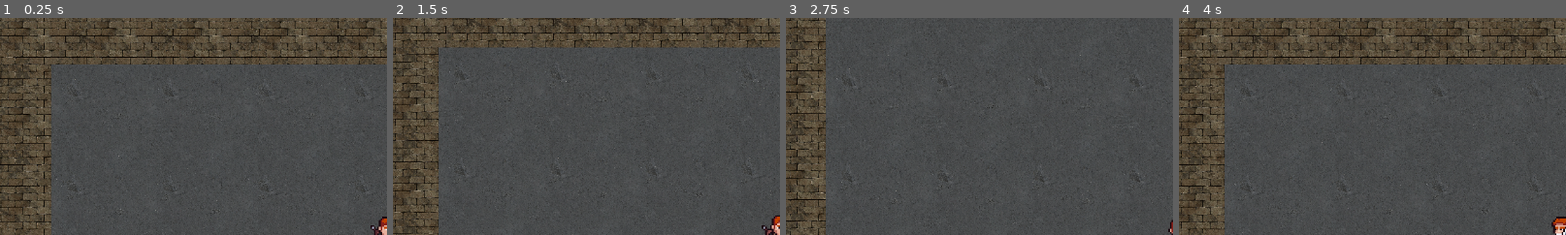
Above: before the commit, frames 1-4 (left to right).
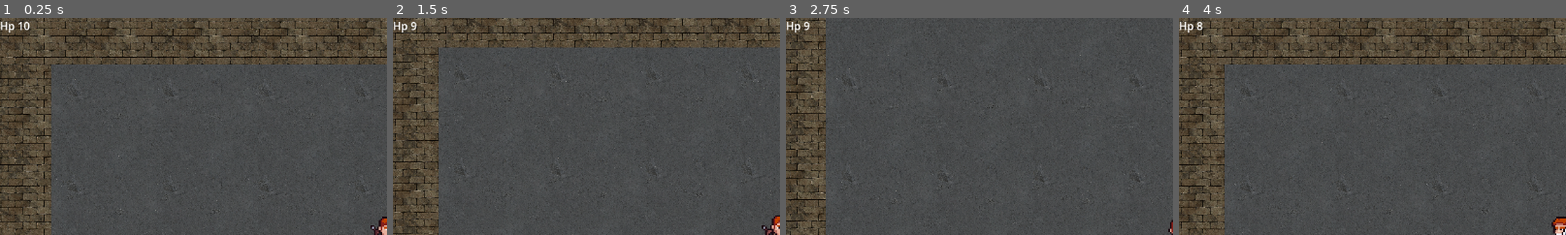
Above: after the commit, the same moments.

Repository: MagisterLatka/SkyDungeons
Game: Godot game, scene res://scenes/Level0.tscn
The game is run twice, just before and just after one commit, with the same random seed, the same clock (stepped at 60 frames per second) and the same inputs. The engine's default icon, where the game draws it, is replaced by a stand-in: a white triangle on a blue panel in a dark square.
Inputs (mouse positions are % of the whole screen's width and height, from its top left):
- Up to frame 1 (0.25 s): no input
- Up to frame 2 (1.5 s): move the mouse to (72, 45) at 0.52 s; press the mouse at (72, 45) at 0.53 s; hold D (MoveRight) 0.53-1.28 s; move the mouse to (30, 55) at 1.27 s; release the mouse at (30, 55) at 1.28 s; hold S (MoveDown) from 1.28 s (still down); click (30, 55) at 1.35 s
- Up to frame 3 (2.75 s): move the mouse to (60, 28) at 2.02 s; release S (MoveDown) at 2.03 s; press the mouse at (60, 28) at 2.03 s; hold D (MoveRight) from 2.03 s (still down)
- Up to frame 4 (4 s): move the mouse to (45, 70) at 2.77 s; release D (MoveRight) at 2.78 s; release the mouse at (45, 70) at 2.78 s; hold W (MoveUp) 2.78-3.53 s; click (45, 70) at 2.85 s; move the mouse to (80, 65) at 3.52 s; press the mouse at (80, 65) at 3.53 s; hold A (MoveLeft) from 3.53 s (still down)
The pictures show only the part of the screen within x 0-50%, y 0-50%; the shares and areas given below are measured in that part.

The runs differ from the first frame. In frame 1, 0.2% of the frame differs, in the area x 0-8%, y 1-7%; in frame 2, 0.1%; in frame 3, 0.1%; in frame 4, 0.1%.

Commit message:
dodany label

Diff:
--- a/scenes/Level0.tscn
+++ b/scenes/Level0.tscn
@@ -1,6 +1,7 @@
-[gd_scene load_steps=24 format=3 uid="uid://m58ofjv8cmch"]
+[gd_scene load_steps=25 format=3 uid="uid://m58ofjv8cmch"]
 
 [ext_resource type="Texture2D" uid="uid://urommn0e8or" path="res://assets/levels/avfe8431941181a9afdae.png" id="1_6tlw5"]
+[ext_resource type="Script" path="res://Label.gd" id="1_kdqu4"]
 [ext_resource type="Texture2D" uid="uid://b6ujwb6qo1pr0" path="res://assets/levels/brickwall.png" id="2_r7v4i"]
 [ext_resource type="Texture2D" uid="uid://brks7ftxux7ob" path="res://assets/levels/67dc45f6c2e74657d2e259b383d5a0b4.jpg" id="3_7o15u"]
 [ext_resource type="Texture2D" uid="uid://c8ptwlnxx07tu" path="res://assets/levels/key.png" id="4_26y0g"]
@@ -467,3 +468,10 @@
 
 [node name="Player1" parent="." instance=ExtResource("9_cmbel")]
 position = Vector2(200, 102)
+
+[node name="CanvasLayer" type="CanvasLayer" parent="."]
+
+[node name="Label" type="Label" parent="CanvasLayer"]
+offset_right = 40.0
+offset_bottom = 23.0
+script = ExtResource("1_kdqu4")
